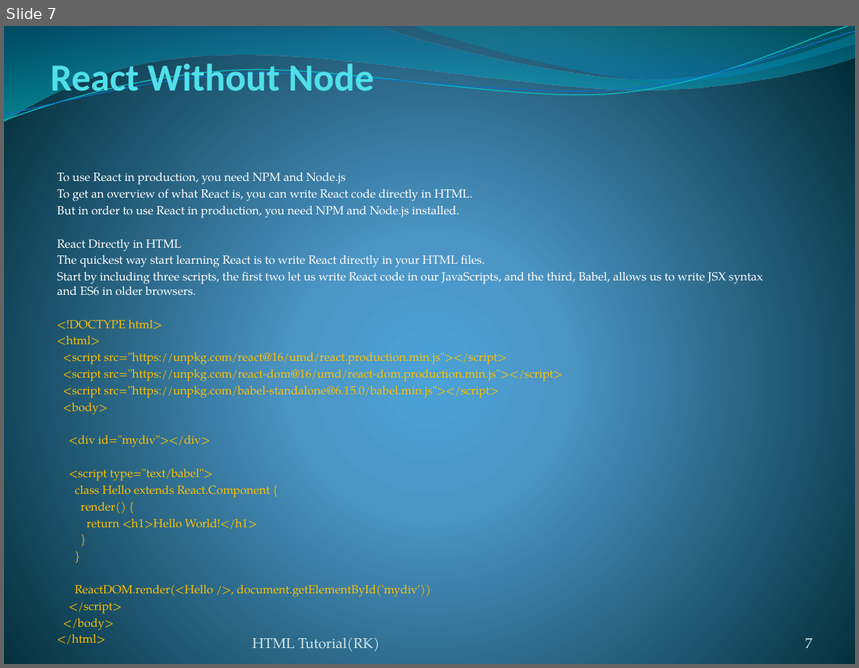
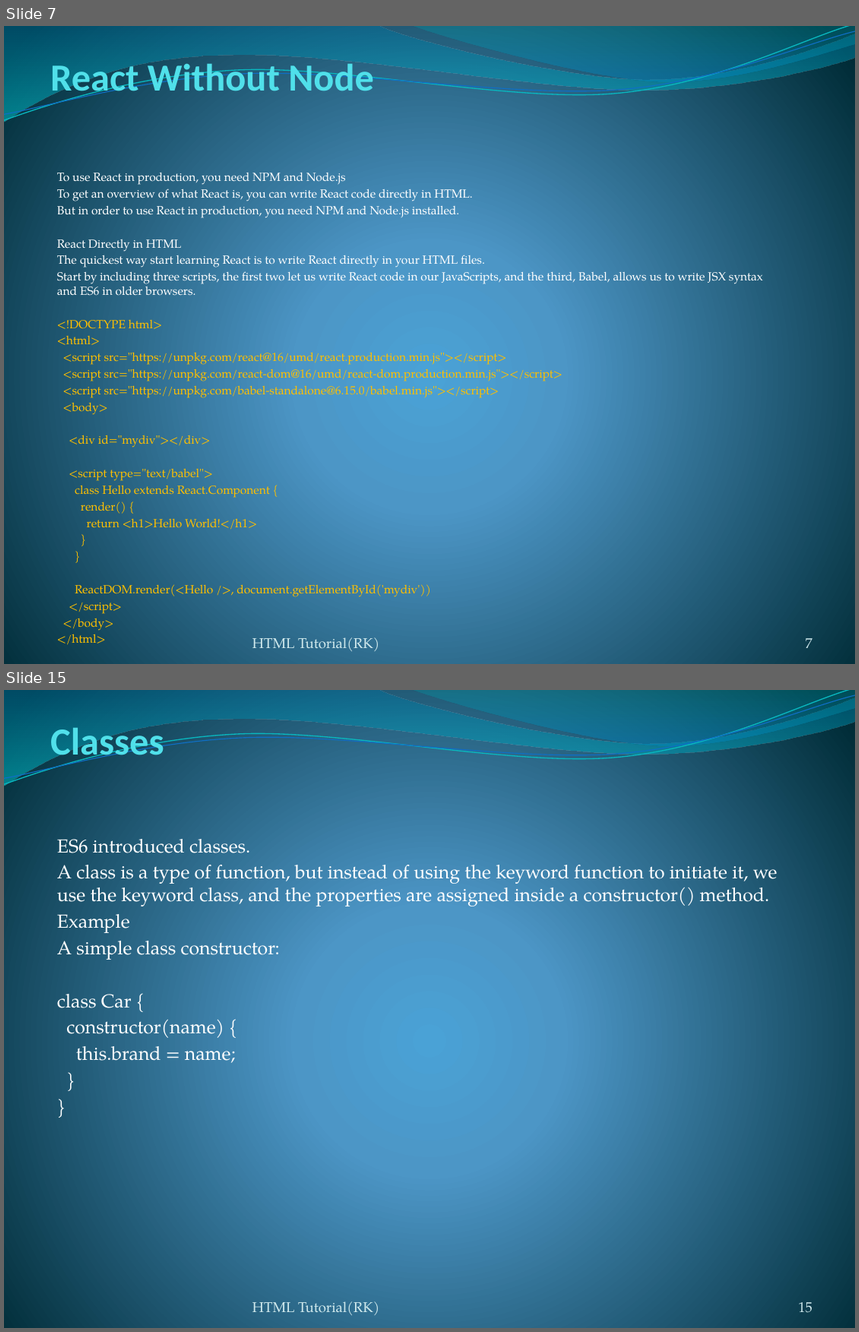
Before and after one commit to rakeshpriyad/tutorial-react-html-css-js-java, a slide deck: React.pptx. Shown one above the other, each under a label of ours: slide 7 before the commit, slides 7 and 15 after it; the slides between them are not shown. The pictures are 859x668 and 859x1332 pixels, drawn with LibreOffice and Linux fonts; fonts in the diff are those of the drawing. Boxes give left, top, right and bottom in pixels: in the first picture for what was removed or moved away, otherwise in the second. Text is boxed around its words. In the diff, an @@ line names an element or a change of style, - is before the commit and + after.

```diff
--- a/React.pptx
+++ b/React.pptx
@@ slide 15 added at [4,690,855,1328], background gradient #4AA0D6 to #4C98C7 to #002C38; not listed: 4 template elements that a slide beside it also shows @@
@@ title added at [50,728,164,763], 32.4 pt, text #51E0EA, bold @@
+Classes
@@ subtitle added at [57,839,778,1063], 16 pt, text #FFFFFF @@
+ES6 introduced classes.
+A class is a type of function, but instead of using the keyword function to initiate it, we use the keyword class, and the properties are assigned inside a constructor() method.
+Example
+A simple class constructor:
+class Car {
+constructor(name) {
+this.brand = name;
+}
+}
@@ text added at [253,1302,379,1315], 12 pt, text #D1EAEE @@
+HTML Tutorial(RK)
@@ page number added at [798,1303,813,1313], 12 pt, text #D1EAEE @@
+15
```
Also in this commit, not shown: 87 other slides added, 1 other file.
